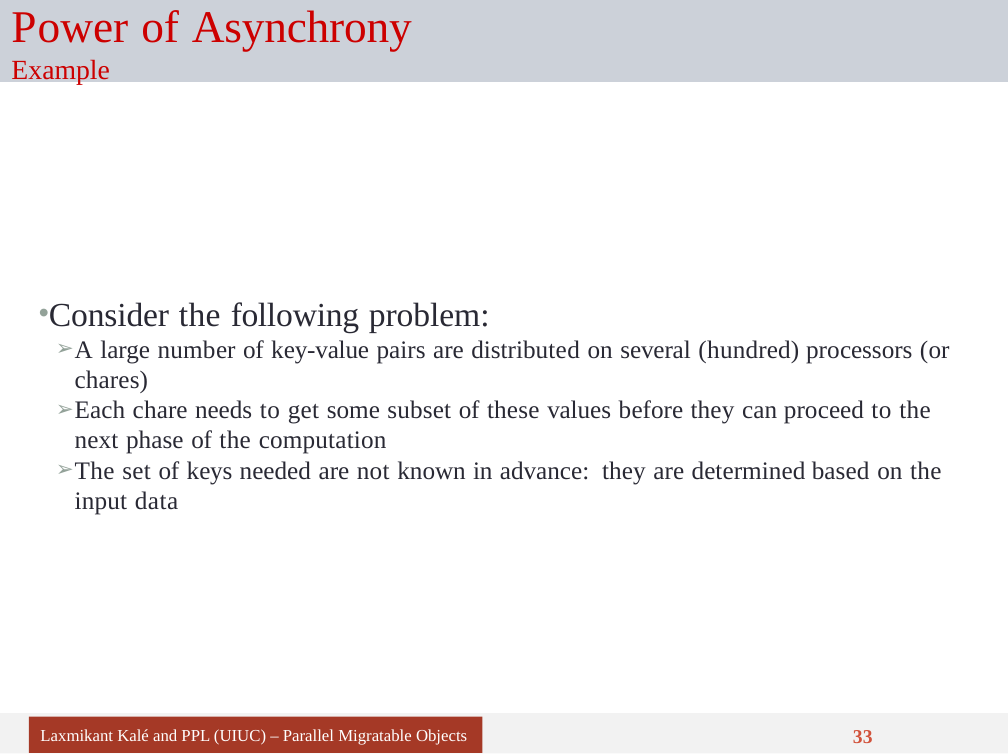
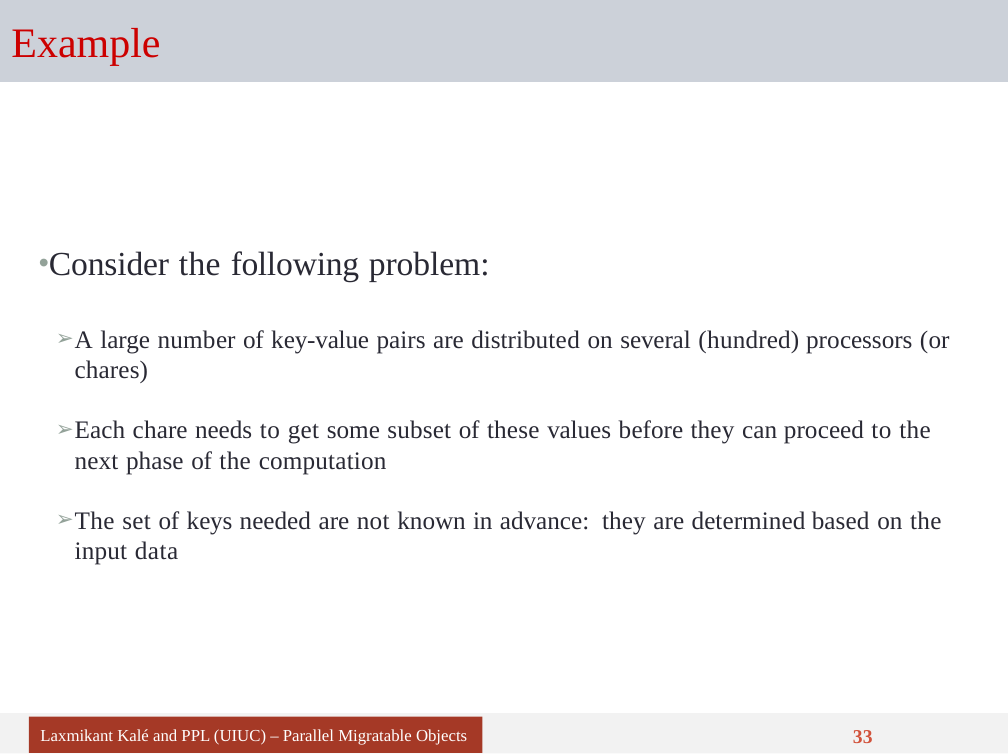
Before and after one commit to UIUC-PPL/charm_tutorial, a slide deck: slide 33 of tutorial-07-sdag.pptx. Drawn at 1008x756 pixels with LibreOffice and Linux fonts; fonts in the diff are those of the drawing. Boxes give left, top, right and bottom in pixels: in the first picture for what was removed or moved away, otherwise in the second. Text is boxed around its words. In the diff, an @@ line names an element or a change of style, - is before the commit and + after.

```diff
--- a/tutorial-07-sdag.pptx
+++ b/tutorial-07-sdag.pptx
@@ title at bbox=[11, 28, 160, 65]: text changed; size 32.4 to 30 pt @@
-Power of Asynchrony
-Example
+Example
@@ text "Consider the following problem:" rewrapped from bbox=[49, 302, 950, 515] to bbox=[49, 251, 950, 565] @@
```
Also in this commit, not shown: 6 other slides changed.
